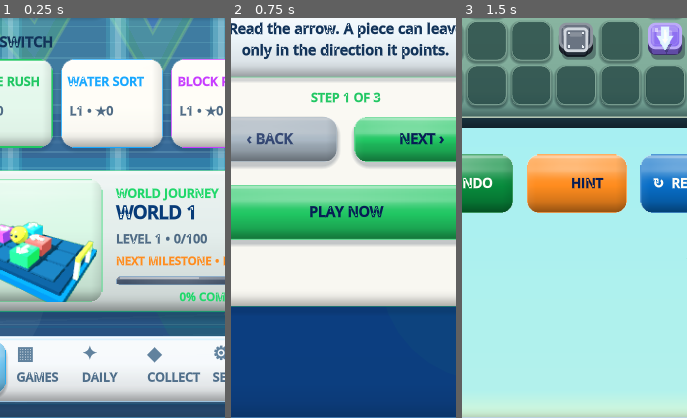
Above: before the commit, frames 1-3 (left to right).
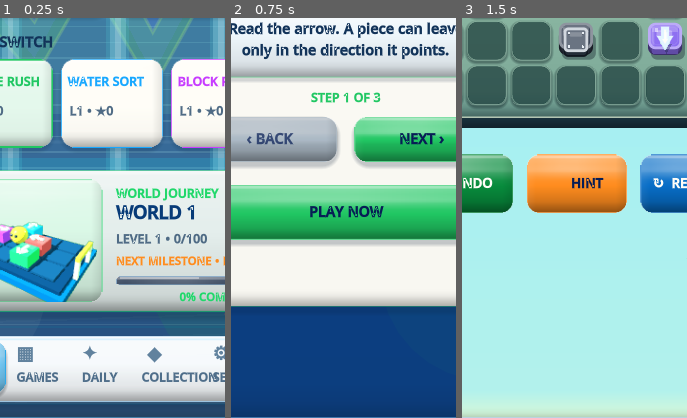
Above: after the commit, the same moments.

Repository: eghosa001/unjam
Game: Godot game, scene res://scenes/Main.tscn
The game is run twice, just before and just after one commit, with the same random seed, the same clock (stepped at 60 frames per second) and the same inputs.
Inputs:
- Up to frame 1 (0.25 s): no input
- Up to frame 2 (0.75 s): click "CONTINUE • LEVEL 1" at 0.5 s
- Up to frame 3 (1.5 s): click "PLAY NOW" at 1.25 s
The pictures show only the part of the screen within x 24-74%, y 50-100%; the shares and areas given below are measured in that part.

The runs differ from the first frame. In frame 1, 0.5% of the frame differs, in the area x 63-97%, y 88-91%; in frame 2, nothing differs; in frame 3, nothing differs.

Commit message:
Show full Collection label in Home nav

Diff:
--- a/scripts/ui/premium_home_direct_levels.gd
+++ b/scripts/ui/premium_home_direct_levels.gd
@@ -371,7 +371,10 @@
 		var glyph := _add_text(canvas, item[1], Rect2(float(item[2]) - 1.0, 765, 58, 22), 18, icon_color, true)
 		glyph.name = "HomeNavGlyph_%s" % String(item[0])
 		glyph.vertical_alignment = VERTICAL_ALIGNMENT_CENTER
-		var label := _add_text(canvas, item[0], Rect2(float(item[2]) - 1.0, 790, 58, 22), 12, nav_color, true)
+		var display_name := "COLLECTION" if String(item[0]) == "COLLECT" else String(item[0])
+		var label_width := 70.0 if String(item[0]) == "COLLECT" else 58.0
+		var label_x := float(item[2]) - 7.0 if String(item[0]) == "COLLECT" else float(item[2]) - 1.0
+		var label := _add_text(canvas, display_name, Rect2(label_x, 790, label_width, 22), 12, nav_color, true)
 		label.name = "HomeNavLabel_%s" % String(item[0])
 		label.vertical_alignment = VERTICAL_ALIGNMENT_CENTER
 		var hit := Button.new()
